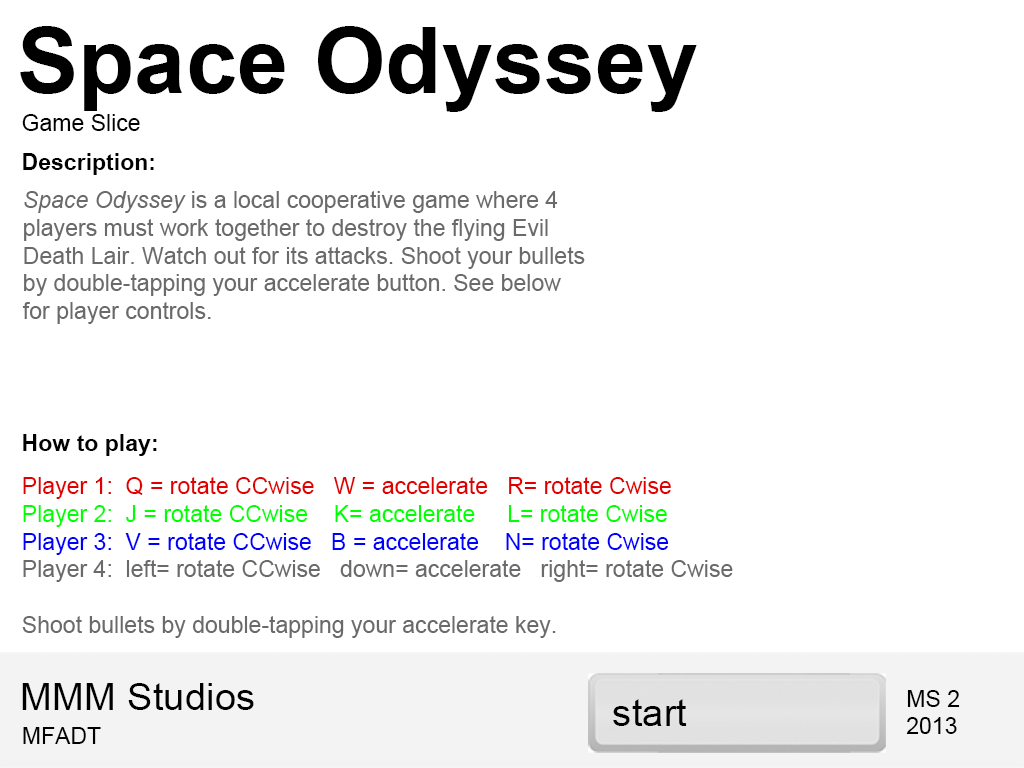
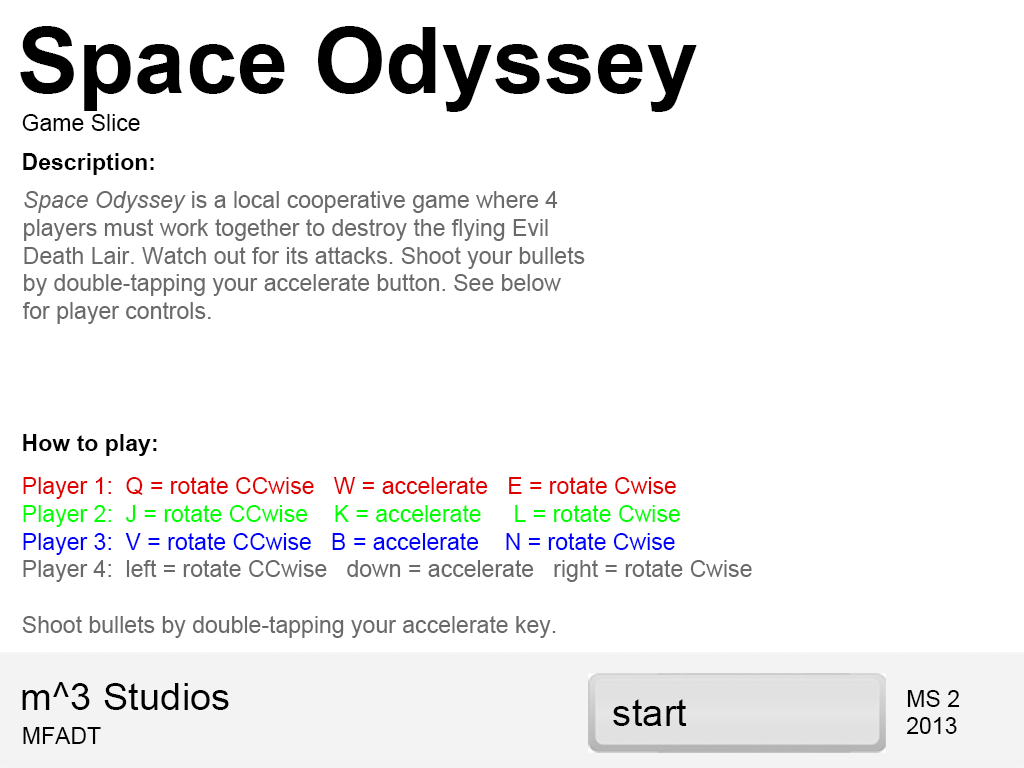
Revision of a layered w=1024, h=768 image; what changed, layer by layer:
painted on "How to play text" over [157, 477, 752, 582]
painted on "student name" over [22, 682, 254, 710]
